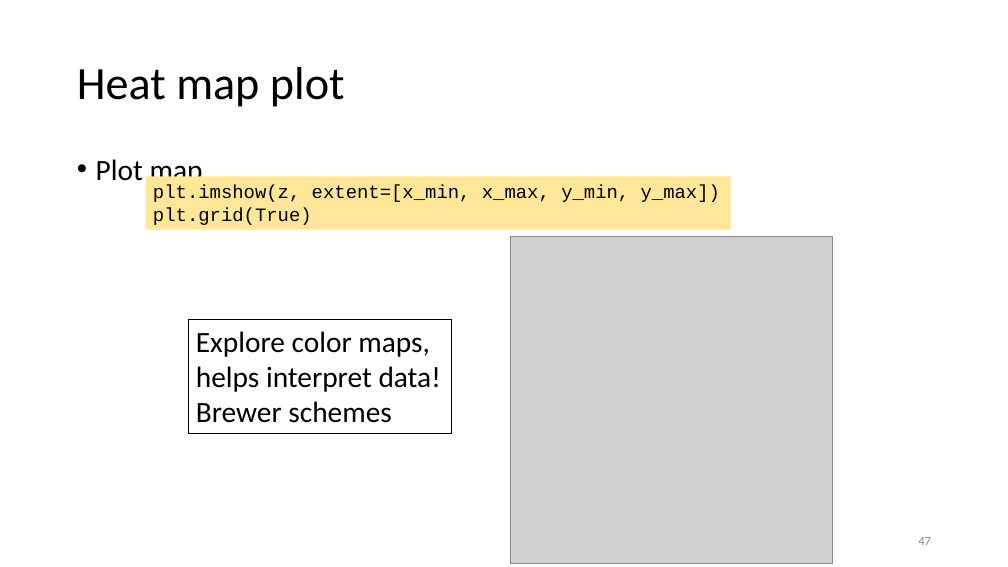
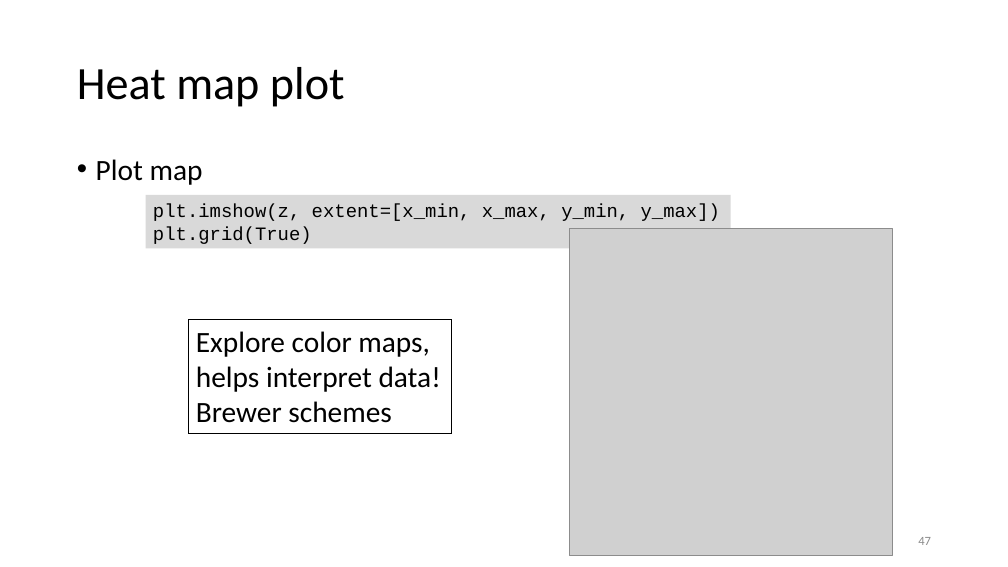
Before and after one commit to gjbex/Scientific-Python, a slide deck: slide 47 of scientific_python.pptx. Drawn at 1008x567 pixels with LibreOffice and Linux fonts; fonts in the diff are those of the drawing; grey boxes stand for pictures. Boxes give left, top, right and bottom in pixels: in the first picture for what was removed or moved away, otherwise in the second. Text is boxed around its words. In the diff, an @@ line names an element or a change of style, - is before the commit and + after.

Commit message:
Fix format of matplotlib section

```diff
--- a/scientific_python.pptx
+++ b/scientific_python.pptx
@@ rectangle "plt.imshow(z, extent=[x_min, x_max, y_min, y_max])": place and size @@
-rectangle "plt.imshow(z, extent=[x_min, x_max, y_min, y_max])" at [146, 176, 731, 230]
+rectangle "plt.imshow(z, extent=[x_min, x_max, y_min, y_max])" at [146, 195, 731, 249]
@@ rectangle "plt.imshow(z, extent=[x_min, x_max, y_min, y_max])" at [146, 195, 731, 249]: fill #FFE699 to #D9D9D9 @@
@@ picture: place and size @@
-picture at [510, 236, 833, 563]
+picture at [569, 228, 892, 556]
```
Also in this commit, not shown: 9 other slides changed.
